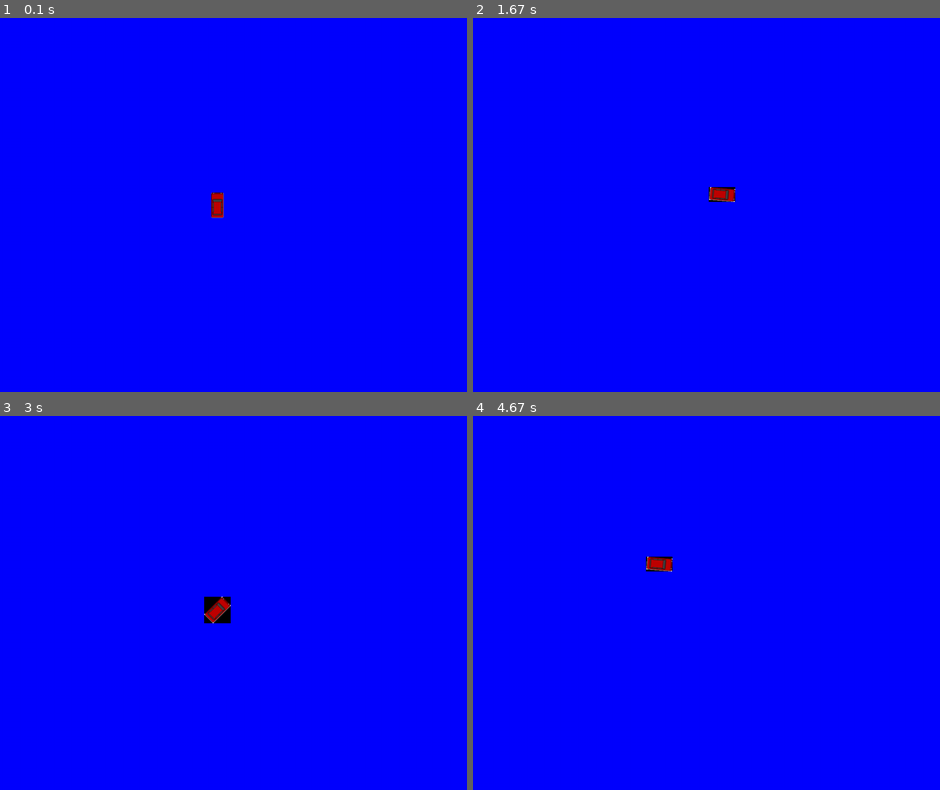
Above: before the commit, frames 1-4 (two rows, left to right).
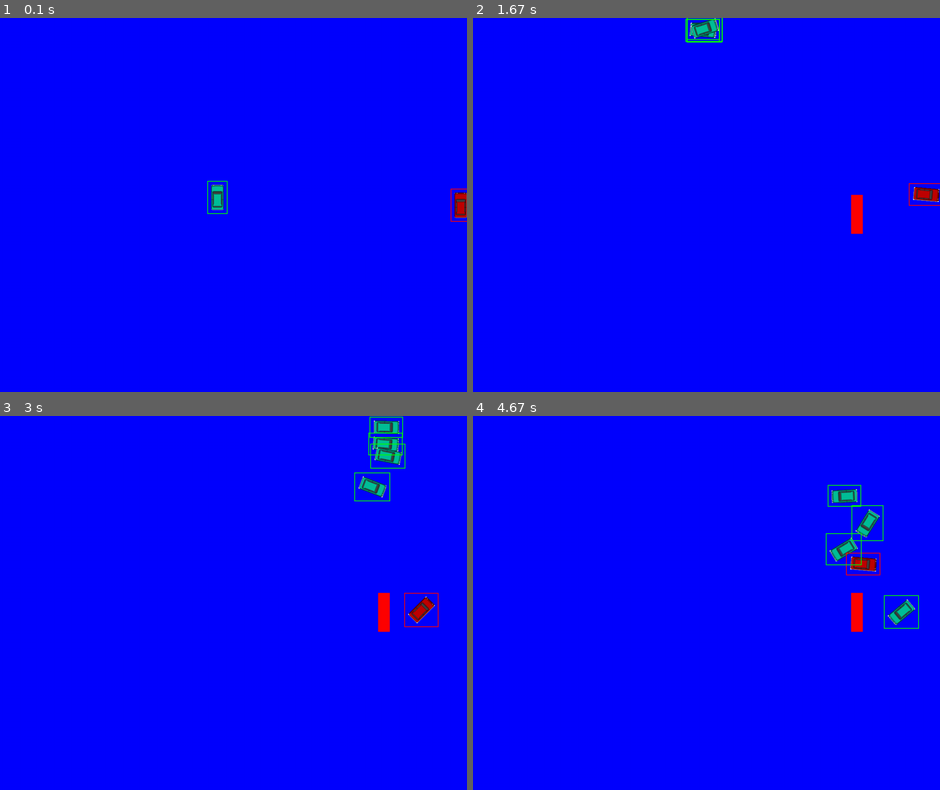
Above: after the commit, the same moments.

Repository: tlouvart/Mater
Game: pygame game, started from test2.py
Two runs of this game, one before a commit and one after it. Both use one fixed random seed, a clock stepped at 60 frames per second and the inputs below.
Inputs (mouse positions are in pixels of both pictures, inside the frame that each line leads up to):
- Up to frame 1 (0.1 s): no input
- Up to frame 2 (1.67 s): press the mouse at (673, 219) at 0.37 s; move the mouse to (762, 208) at 0.47 s; release the mouse at (851, 193) at 0.6 s; hold Right 0.67-1.13 s; move the mouse to (692, 227) at 0.7 s; hold Up 1.17-1.47 s; hold Right from 1.5 s (still down)
- Up to frame 3 (3 s): release Right at 1.97 s; hold Left 2-2.53 s; hold Down 2.57-2.87 s; hold Left from 2.9 s (still down)
- Up to frame 4 (4.67 s): release Left at 3.3 s; hold Up 3.33-3.7 s; hold Right 3.73-4.37 s; hold Down from 4.4 s (still down)

The runs differ from the first frame. In frame 1, 0.5% of the frame differs, in the area x 44-100%, y 43-55%; in frame 2, 1.2%; in frame 3, 2.0%, in the area x 43-94%, y 0-58%; in frame 4, 1.9%.

Commit message:
Add files via upload

Diff:
--- /dev/null
+++ b/assets.py
@@ -0,0 +1,12 @@
+import os
+
+# Assets
+
+game_folder = os.path.dirname(__file__)
+img_folder = os.path.join(game_folder, "img")
+
+#config
+WIN_NAME =  "Mater"
+WIN_RES = (1280,960)
+WIN_VER = "1.0"
+FPS = 30
--- /dev/null
+++ b/cars.py
@@ -0,0 +1,89 @@
+#Imports
+import pygame
+import numpy as np
+import time
+import os
+from assets import *
+
+
+# Class
+
+class Cars(pygame.sprite.Sprite):
+    # sprite for car
+    def __init__(self):
+        pygame.sprite.Sprite.__init__(self)
+        self.image = pygame.image.load(os.path.join(img_folder,"green_car2.png")).convert()
+        self.image.set_colorkey((255,255,255))
+        self.orig_image = self.image.copy()
+        self.rect = self.image.get_rect()
+        self.rect.center = (WIN_RES[0]/2, WIN_RES[1]/2)
+        self.speed = 0
+        self.angle = 0
+        self.compteur = 0
+
+    def brain(self):
+        self.compteur += 1
+        val = np.random.randint(25,45)
+        if self.compteur <= 5 :
+            val = -val
+            if self.rect.right >= WIN_RES[0]:
+                self.angle += val
+                self.rotate()
+            if self.rect.left <= 0:
+                self.angle += val
+                self.rotate()
+            if self.rect.top == 0:
+                self.angle += val
+                self.rotate()
+            if self.rect.bottom >= WIN_RES[1]:
+                self.angle += val
+                self.rotate()
+            return 3
+        self.compteur = 0
+        return 3
+
+    def update(self):
+        self.speed = 0
+        action = self.brain()
+
+        if action == 3:
+            self.speed = 10
+            angle_inc = self.angle % 360
+            # print(angle_inc)
+            if (angle_inc >= 0):
+                self.rect.x     = self.rect.x  - self.speed*np.sin(angle_inc*np.pi/180)
+                self.rect.y     = self.rect.y  - self.speed*np.cos(angle_inc*np.pi/180)
+            if (angle_inc < 0):
+                self.rect.x     = self.rect.x  + self.speed*np.sin(angle_inc*np.pi/180)
+                self.rect.y     = self.rect.y  + self.speed*np.cos(angle_inc*np.pi/180)
+        if action == 4:
+            self.speed = 10
+            angle_inc = self.angle % 360
+            #print(angle_inc)
+            if (angle_inc >= 0):
+                self.rect.x     = self.rect.x  +  self.speed*np.sin(angle_inc*np.pi/180)
+                self.rect.y     = self.rect.y  + self.speed*np.cos(angle_inc*np.pi/180)
+            if (angle_inc < 0):
+                self.rect.x     = self.rect.x  - self.speed*np.sin(angle_inc*np.pi/180)
+                self.rect.y     = self.rect.y  - self.speed*np.cos(angle_inc*np.pi/180)
+
+
+
+        if self.rect.right > WIN_RES[0]:
+            self.rect.right = WIN_RES[0]
+        if self.rect.left < 0:
+            self.rect.left = 0
+        if self.rect.top < 0:
+            self.rect.top = 0
+        if self.rect.bottom > WIN_RES[1]:
+            self.rect.bottom = WIN_RES[1]
+
+
+    def rotate(self):
+        """Rotate the image of the sprite around its center."""
+        # `rotozoom` usually looks nicer than `rotate`. Pygame's rotation
+        # functions return new images and don't modify the originals.
+        self.image = pygame.transform.rotozoom(self.orig_image, self.angle, 1)
+        self.image.set_colorkey((0,0,0))
+        # Create a new rect with the center of the old rect.
+        self.rect = self.image.get_rect(center=self.rect.center)
--- a/main.py
+++ b/main.py
@@ -3,7 +3,8 @@
 import numpy as np
 import time
 import os
-
+from assets.py import *
+from player.py import *
 
 #config
 WIN_NAME =  "Mater"
@@ -11,7 +12,7 @@
 WIN_VER = "1.0"
 FPS = 30
 
-#Variables
+
 
 
 #Init, Title
@@ -22,10 +23,7 @@
 screen = pygame.display.set_mode(WIN_RES, pygame.RESIZABLE)
 clock = pygame.time.Clock()
 
-# Assets
 
-game_folder = os.path.dirname(__file__)
-img_folder = os.path.join(game_folder, "img")
 
 
 # Class
--- /dev/null
+++ b/player.py
@@ -0,0 +1,75 @@
+#Imports
+import pygame
+import numpy as np
+import time
+import os
+from assets import *
+
+
+# Class
+
+class Player(pygame.sprite.Sprite):
+    # sprite for car
+    def __init__(self):
+        pygame.sprite.Sprite.__init__(self)
+        self.image = pygame.image.load(os.path.join(img_folder,"red_car2.png")).convert()
+        self.image.set_colorkey((255,255,255))
+        self.orig_image = self.image.copy()
+        self.rect = self.image.get_rect()
+        self.rect.center = (WIN_RES[0], WIN_RES[1]/2)
+        self.speed = 0
+        self.angle = 0
+
+    def update(self):
+        self.speed = 0
+        keystate = pygame.key.get_pressed()
+        if keystate[pygame.K_LEFT]:
+            self.angle += +5
+            self.rotate()
+        if keystate[pygame.K_RIGHT]:
+            self.angle += -5
+            self.rotate()
+        if keystate[pygame.K_UP]:
+            self.speed = 10
+            angle_inc = self.angle % 360
+            # print(angle_inc)
+            if (angle_inc >= 0):
+                # print(" A gauche")
+                self.rect.x     = self.rect.x  - self.speed*np.sin(angle_inc*np.pi/180)
+                self.rect.y     = self.rect.y  - self.speed*np.cos(angle_inc*np.pi/180)
+            if (angle_inc < 0):
+                # print(" A droite")
+                self.rect.x     = self.rect.x  + self.speed*np.sin(angle_inc*np.pi/180)
+                self.rect.y     = self.rect.y  + self.speed*np.cos(angle_inc*np.pi/180)
+
+        if keystate[pygame.K_DOWN]:
+            self.speed = 10
+            angle_inc = self.angle % 360
+            # print(angle_inc)
+            if (angle_inc >= 0):
+                # print(" A gauche")
+                self.rect.x     = self.rect.x  +  self.speed*np.sin(angle_inc*np.pi/180)
+                self.rect.y     = self.rect.y  + self.speed*np.cos(angle_inc*np.pi/180)
+            if (angle_inc < 0):
+                # print(" A droite")
+                self.rect.x     = self.rect.x  - self.speed*np.sin(angle_inc*np.pi/180)
+                self.rect.y     = self.rect.y  - self.speed*np.cos(angle_inc*np.pi/180)
+
+        if self.rect.right > WIN_RES[0]:
+            self.rect.right = WIN_RES[0]
+        if self.rect.left < 0:
+            self.rect.left = 0
+        if self.rect.top < 0:
+            self.rect.top = 0
+        if self.rect.bottom > WIN_RES[1]:
+            self.rect.bottom = WIN_RES[1]
+
+
+    def rotate(self):
+        """Rotate the image of the sprite around its center."""
+        # `rotozoom` usually looks nicer than `rotate`. Pygame's rotation
+        # functions return new images and don't modify the originals.
+        self.image = pygame.transform.rotozoom(self.orig_image, self.angle, 1)
+        self.image.set_colorkey((0,0,0))
+        # Create a new rect with the center of the old rect.
+        self.rect = self.image.get_rect(center=self.rect.center)
--- a/test2.py
+++ b/test2.py
@@ -3,15 +3,9 @@
 import numpy as np
 import time
 import os
-
-
-#config
-WIN_NAME =  "Mater"
-WIN_RES = (1280,960)
-WIN_VER = "1.0"
-FPS = 30
-
-#Variables
+from assets  import *
+from player import *
+from cars import *
 
 
 #Init, Title
@@ -22,78 +16,39 @@
 screen = pygame.display.set_mode(WIN_RES, pygame.RESIZABLE)
 clock = pygame.time.Clock()
 
-# Assets
-
-game_folder = os.path.dirname(__file__)
-img_folder = os.path.join(game_folder, "img")
-
-
-# Class
-
-class Player(pygame.sprite.Sprite):
-    # sprite for car
-    def __init__(self):
-        pygame.sprite.Sprite.__init__(self)
-        self.image = pygame.image.load(os.path.join(img_folder,"red_car2.png")).convert()
-        self.image.set_colorkey((255,255,255))
-        self.orig_image = self.image
-        self.rect = self.image.get_rect()
-        self.rect.center = (WIN_RES[0]/2, WIN_RES[1]/2)
-        self.speed = 0
-        self.angle = 0
-
-    def update(self):
-        self.speed = 0
-        keystate = pygame.key.get_pressed()
-        if keystate[pygame.K_LEFT]:
-            self.angle += +5
-            self.rotate()
-        if keystate[pygame.K_RIGHT]:
-            self.angle += -5
-            self.rotate()
-        if keystate[pygame.K_UP]:
-            self.speed = 10
-            angle_inc = self.angle % 360
-            print(angle_inc)
-            if (angle_inc >= 0):
-                print(" A gauche")
-                self.rect.x     = self.rect.x  - self.speed*np.sin(angle_inc*np.pi/180)
-                self.rect.y     = self.rect.y  - self.speed*np.cos(angle_inc*np.pi/180)
-            if (angle_inc < 0):
-                print(" A droite")
-                self.rect.x     = self.rect.x  + self.speed*np.sin(angle_inc*np.pi/180)
-                self.rect.y     = self.rect.y  + self.speed*np.cos(angle_inc*np.pi/180)
-
-        if keystate[pygame.K_DOWN]:
-            self.speed = 10
-            angle_inc = self.angle % 360
-            print(angle_inc)
-            if (angle_inc >= 0):
-                print(" A gauche")
-                self.rect.x     = self.rect.x  +  self.speed*np.sin(angle_inc*np.pi/180)
-                self.rect.y     = self.rect.y  + self.speed*np.cos(angle_inc*np.pi/180)
-            if (angle_inc < 0):
-                print(" A droite")
-                self.rect.x     = self.rect.x  - self.speed*np.sin(angle_inc*np.pi/180)
-                self.rect.y     = self.rect.y  - self.speed*np.cos(angle_inc*np.pi/180)
-
-
-
-    def rotate(self):
-        """Rotate the image of the sprite around its center."""
-        # `rotozoom` usually looks nicer than `rotate`. Pygame's rotation
-        # functions return new images and don't modify the originals.
-        self.image = pygame.transform.rotozoom(self.orig_image, self.angle, 1)
-        # Create a new rect with the center of the old rect.
-        self.rect = self.image.get_rect(center=self.rect.center)
-
-
 
 # Sprite group
 
 sprites_all = pygame.sprite.Group()
+cars_all = pygame.sprite.Group()
+blocks_all = pygame.sprite.Group()
 player = Player()
 sprites_all.add(player)
+car_one = Cars()
+cars_all.add(car_one)
+car_two = Cars()
+cars_all.add(car_two)
+car_four = Cars()
+cars_all.add(car_four)
+car_three = Cars()
+cars_all.add(car_three)
+
+
+def detection(ent, color):
+    for entite in ent:
+        pygame.draw.rect(screen, color, ((entite.rect.topleft[0]-10, entite.rect.topleft[1]-10), (entite.image.get_size()[0]+20,entite.image.get_size()[1]+20)),2)
+
+class Block(pygame.sprite.Sprite):
+    def __init__(self):
+        pygame.sprite.Sprite.__init__(self)
+        self.image = pygame.Surface((30,100))
+        self.image.fill((255,0,0))
+        self.rect = self.image.get_rect()
+
+    def createBlock(self, position):
+        print(position[0], position[1])
+        self.rect.x =  position[0]
+        self.rect.y = position[1]
 
 #Loop
 launched = True
@@ -106,15 +61,32 @@
         if event.type == pygame.QUIT:
             launched = False
             pygame.quit()
+        if event.type == pygame.MOUSEBUTTONUP:
+            b = Block()
+            blocks_all.add(b)
+            b.createBlock(pygame.mouse.get_pos())
 
     #Update
     sprites_all.update()
+    cars_all.update()
+    blocks_all.update()
+
+    #check collisions
+    for b in blocks_all:
+        #destroy
+        pygame.sprite.spritecollide(b, cars_all, True)
+        pygame.sprite.spritecollide(b, sprites_all, True)
 
     #Draw Render
     screen.fill((0,0,255))
 
     #player.blitRotate(screen, pos, old_pos)
     sprites_all.draw(screen)
+    cars_all.draw(screen)
+    blocks_all.draw(screen)
+
+    detection(sprites_all, (255,0,0))
+    detection(cars_all, (0,255,0))
 
     #Flip the final
     pygame.display.flip()
Binary file added: img/green_car.png
Binary file added: img/green_car2.png
